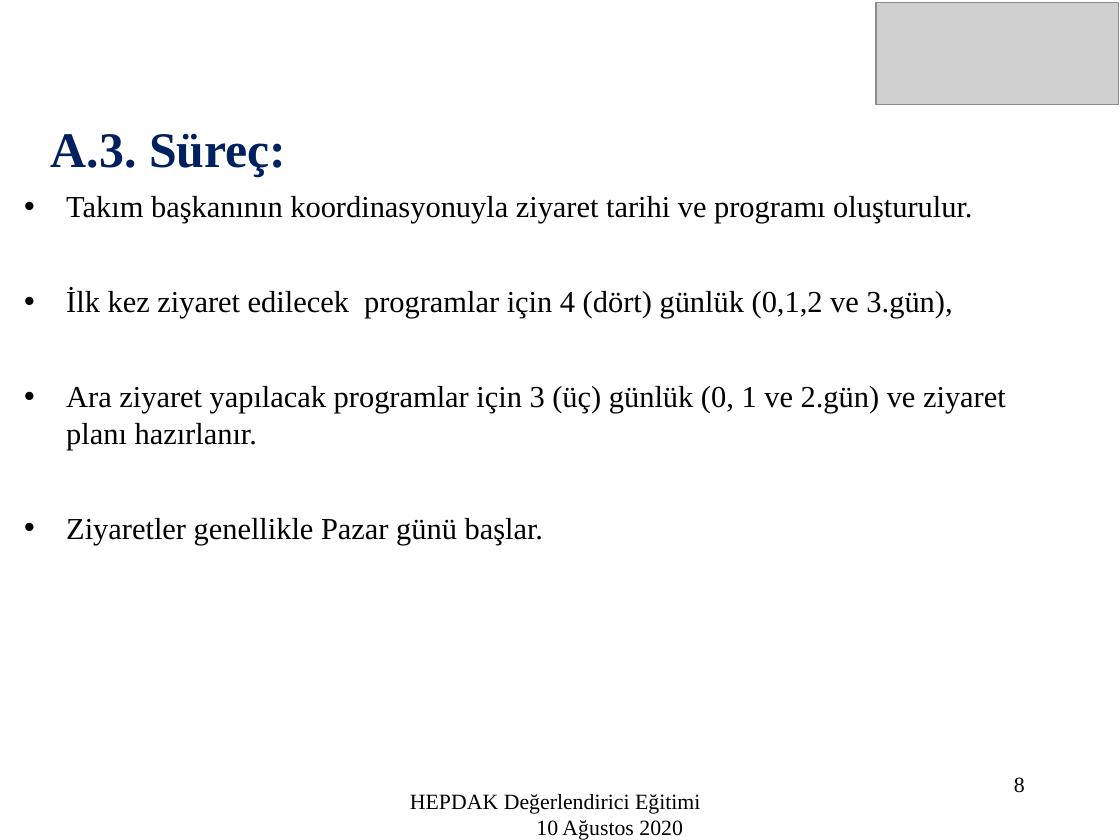
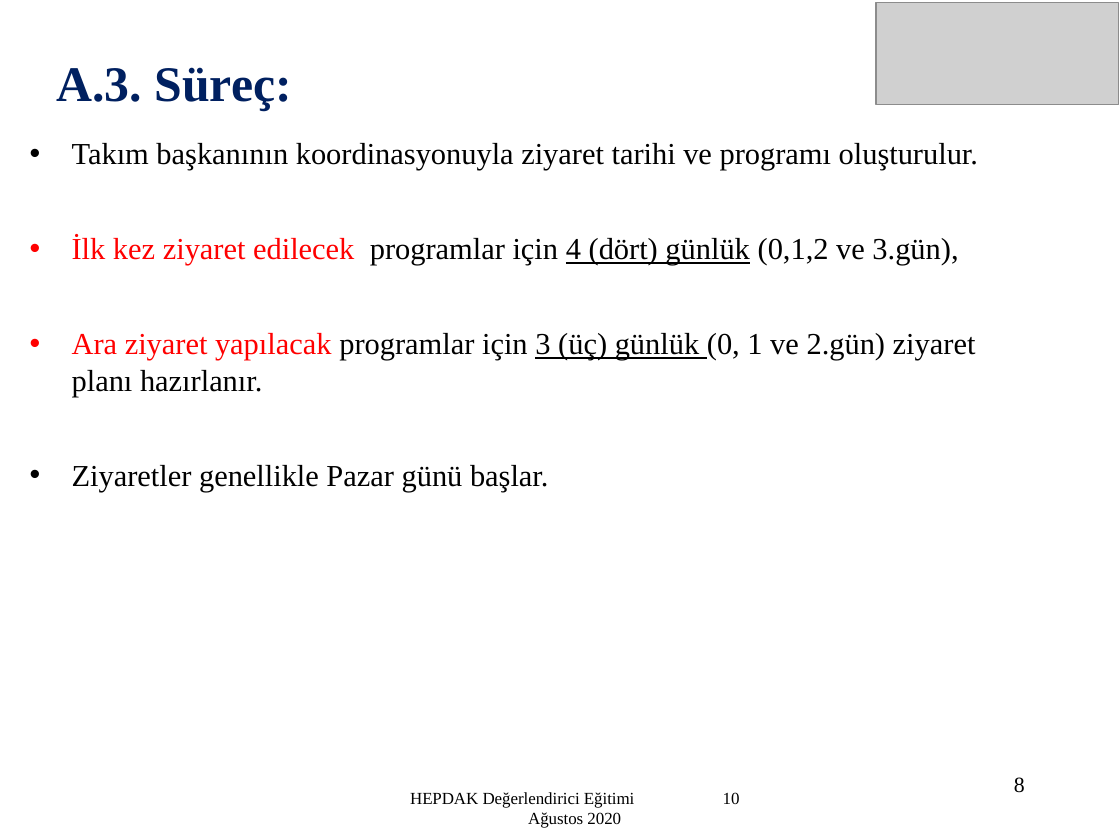
Before and after one commit to sametgolgeci/Hepdak-nextjs, a slide deck: slide 8 of public/doc/degerlendirici_egitim_5/5.ziyaret_oncesi_planlama.ppt. Drawn at 1120x840 pixels with LibreOffice and Linux fonts; fonts in the diff are those of the drawing; grey boxes stand for pictures. Boxes give left, top, right and bottom in pixels: in the first picture for what was removed or moved away, otherwise in the second. Text is boxed around its words. In the diff, an @@ line names an element or a change of style, - is before the commit and + after.

```diff
--- a/public/doc/degerlendirici_egitim_5/5.ziyaret_oncesi_planlama.ppt
+++ b/public/doc/degerlendirici_egitim_5/5.ziyaret_oncesi_planlama.ppt
@@ title "A.3. Süreç:": place and size @@
-title "A.3. Süreç:" at bbox=[51, 133, 286, 177]
+title "A.3. Süreç:" at bbox=[56, 67, 292, 112]
@@ text "Takım başkanının koordinasyonuyla ziyaret tarihi ...": place and size @@
-text "Takım başkanının koordinasyonuyla ziyaret tarihi ..." at bbox=[66, 196, 1006, 545]
+text "Takım başkanının koordinasyonuyla ziyaret tarihi ..." at bbox=[72, 143, 978, 492]
@@ text at bbox=[72, 236, 958, 266]: text colour #000000 to #FF0000 in "İlk kez ziyaret edilecek"; underline on in "4 (dört) günlük"; bullet colour #000000 to #FF0000 @@
@@ text at bbox=[72, 333, 976, 397]: text changed @@
-• Ara ziyaret yapılacak programlar için 3 (üç) günlük (0, 1 ve 2.gün) ve ziyaret planı hazırlanır.
+• Ara ziyaret yapılacak programlar için 3 (üç) günlük (0, 1 ve 2.gün) ziyaret planı hazırlanır.
@@ text "HEPDAK Değerlendirici Eğitimi 10 Ağustos ..." at bbox=[410, 792, 635, 828]: size 14 to 10.8 pt @@
```
Also in this commit, not shown: 36 other slides changed, 1 slide removed, 1 other file.
